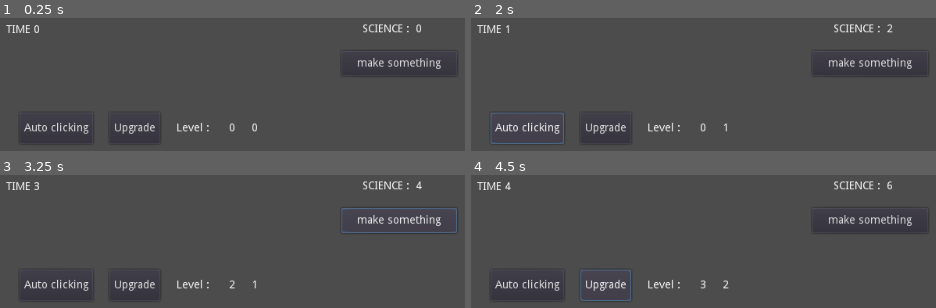
Above: before the commit, frames 1-4 (two rows, left to right).
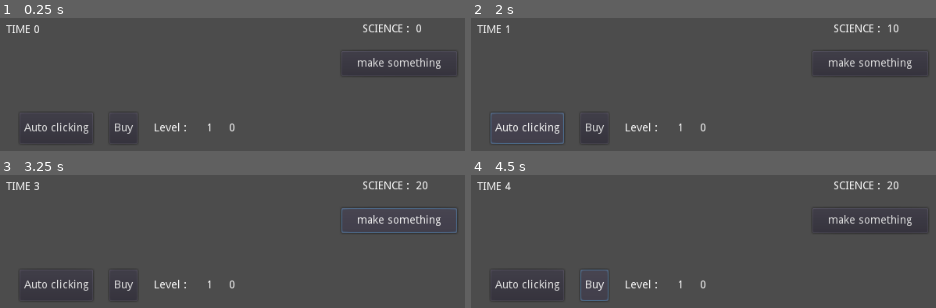
Above: after the commit, the same moments.

Repository: Angrycranberie/IdleProject
Game: Godot game, scene res://Main.tscn
The game is run twice, just before and just after one commit, with the same random seed, the same clock (stepped at 60 frames per second) and the same inputs.
Inputs:
- Up to frame 1 (0.25 s): no input
- Up to frame 2 (2 s): click "make something" at 0.5 s; click "Auto clicking" at 1.25 s
- Up to frame 3 (3.25 s): click "Upgrade" (after the commit: "Buy") at 2 s; click "make something" at 2.75 s
- Up to frame 4 (4.5 s): click "Auto clicking" at 3.5 s; click "Upgrade" (after the commit: "Buy") at 4.25 s

The runs differ from the first frame. In frame 1, 0.8% of the frame differs, in the area x 24-56%, y 78-94%; in frame 2, 0.8%; in frame 3, 0.9%; in frame 4, 1.0%, in the area x 24-93%, y 4-95%.

Commit message:
auto stash + adding cost to autoclicker

Diff:
--- a/idle test/Autoclickers.gd
+++ b/idle test/Autoclickers.gd
@@ -1,11 +1,13 @@
 extends HBoxContainer
 
+const baseRevenu = 300
 
 # Declare member variables here. Examples:
 # var a = 2
 # var b = "text"
-var level = int(1)
-var value = int(0)
+var level = int(0)
+var revenu = int(0)
+var cost = 600
 
 
 # Called when the node enters the scene tree for the first time.
@@ -19,11 +21,17 @@
 #	pass
 
 
-func _on_b_Achat_pressed():
-	value +=1
-	get_node("l_Value").set_text(str(value))
-
 
 func _on_b_Upgrade_pressed():
-	level +=1
-	get_node("l_niveau").set_text(str(level))
+	var a = int(get_parent().get_node("MoneyCounter/Counter").get_text())
+	if( a > cost):
+		get_parent().get_node("MoneyCounter/Counter").set_text(str(a-cost))
+		if(level==0):
+			get_node("b_Upgrade").set_text("upgrade")
+		level +=1
+		revenu += baseRevenu
+		cost *= 1.07
+		get_node("l_niveau").set_text(str(level))
+		get_node("l_Revenu").set_text(str(revenu))
+	else :
+		pass
--- a/idle test/Main.gd
+++ b/idle test/Main.gd
@@ -16,7 +16,7 @@
 # Called every frame. 'delta' is the elapsed time since the previous frame.
 func _process(delta):
 	if(updateTime(delta)):
-		count += get_node("Autoclickers").get("value")
+		count += get_node("Autoclickers").get("revenu")
 		updateMoneyCounter(str(count))
 
 func updateTime(delta):
@@ -30,9 +30,10 @@
 		return false
 
 func _on_Clicker_pressed():
-	count = count +1
+	count = count +10
 	updateMoneyCounter(str(count))
 
 
 func updateMoneyCounter(text):
+
 	get_node("MoneyCounter/Counter").set_text(text)
--- a/idle test/Main.tscn
+++ b/idle test/Main.tscn
@@ -70,28 +70,28 @@
 
 [node name="b_Upgrade" type="Button" parent="Autoclickers"]
 margin_left = 115.0
-margin_right = 180.0
+margin_right = 151.0
 margin_bottom = 40.0
-text = "Upgrade"
+text = "Buy"
 
 [node name="Label" type="Label" parent="Autoclickers"]
-margin_left = 201.0
+margin_left = 172.0
 margin_top = 13.0
-margin_right = 247.0
+margin_right = 218.0
 margin_bottom = 27.0
 text = "Level : "
 
 [node name="l_niveau" type="Label" parent="Autoclickers"]
+margin_left = 239.0
+margin_top = 13.0
+margin_right = 247.0
+margin_bottom = 27.0
+text = "1"
+
+[node name="l_Revenu" type="Label" parent="Autoclickers"]
 margin_left = 268.0
 margin_top = 13.0
 margin_right = 276.0
-margin_bottom = 27.0
-text = "0"
-
-[node name="l_Value" type="Label" parent="Autoclickers"]
-margin_left = 297.0
-margin_top = 13.0
-margin_right = 305.0
 margin_bottom = 27.0
 text = "0"
 __meta__ = {
Not shown: 1 places in idle test/Main.tscn that only renumber resources
